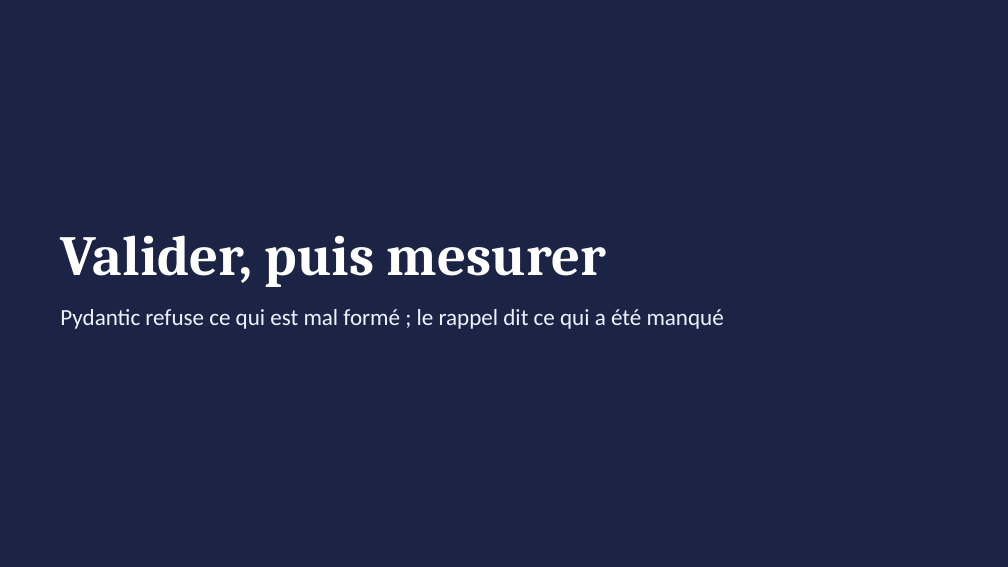
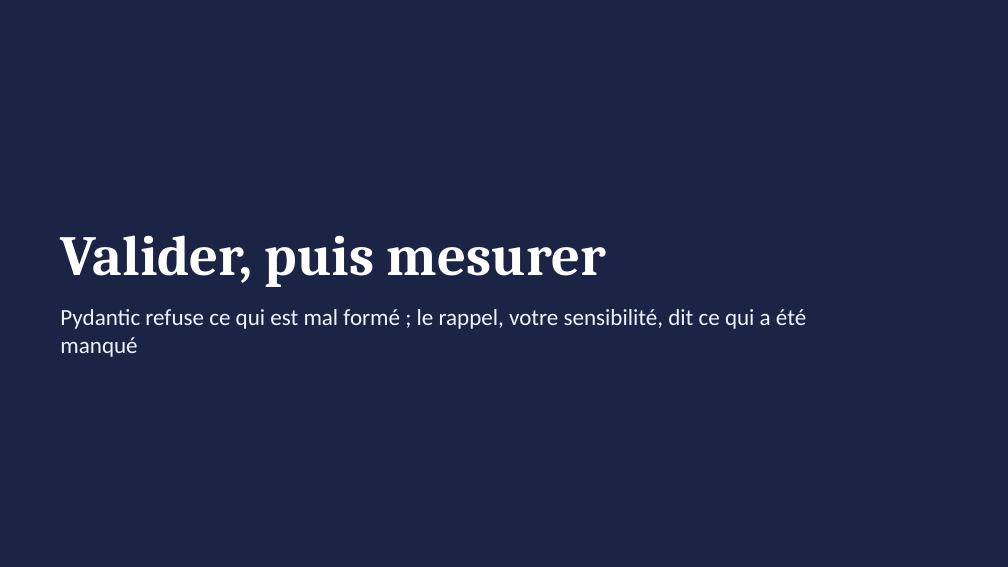
Before and after one commit to jdanion/FARCI, a slide deck: slide 23 of docs/support/FARCI-support-de-cours.pptx. Drawn at 1008x567 pixels with LibreOffice and Linux fonts; fonts in the diff are those of the drawing. Boxes give left, top, right and bottom in pixels: in the first picture for what was removed or moved away, otherwise in the second. Text is boxed around its words. In the diff, an @@ line names an element or a change of style, - is before the commit and + after.

```diff
--- a/docs/support/FARCI-support-de-cours.pptx
+++ b/docs/support/FARCI-support-de-cours.pptx
@@ text at box(60, 309, 806, 357): text changed @@
-Pydantic refuse ce qui est mal formé ; le rappel dit ce qui a été manqué
+Pydantic refuse ce qui est mal formé ; le rappel, votre sensibilité, dit ce qui a été manqué
```
Also in this commit, not shown: 1 other slide changed, 3 slides added, 9 other files.
